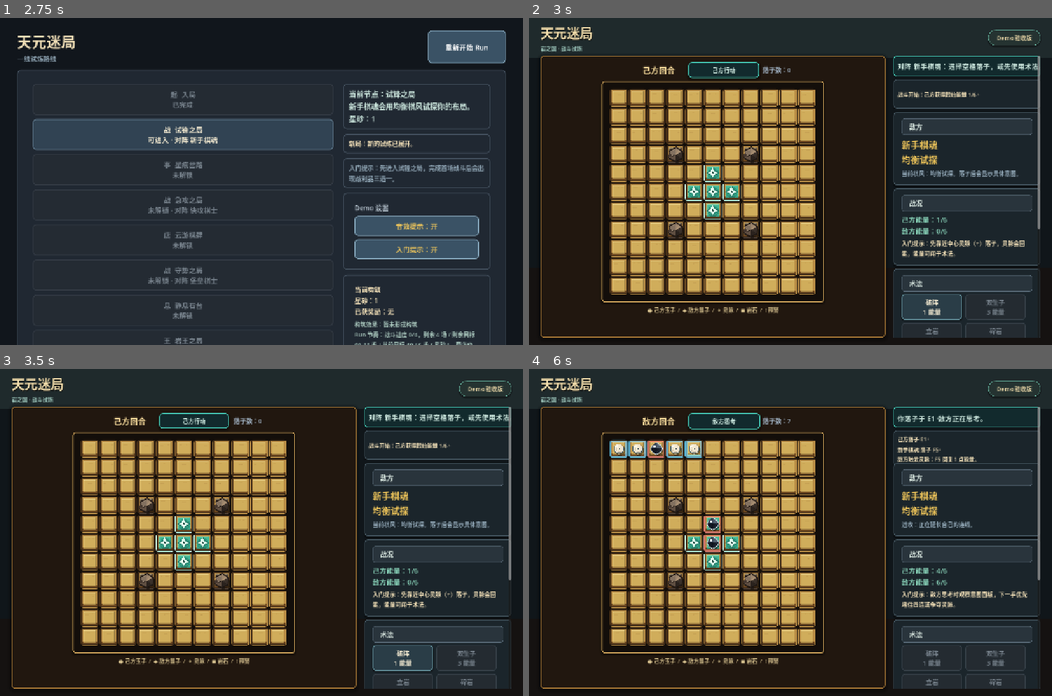
Above: before the commit, frames 1-4 (two rows, left to right).
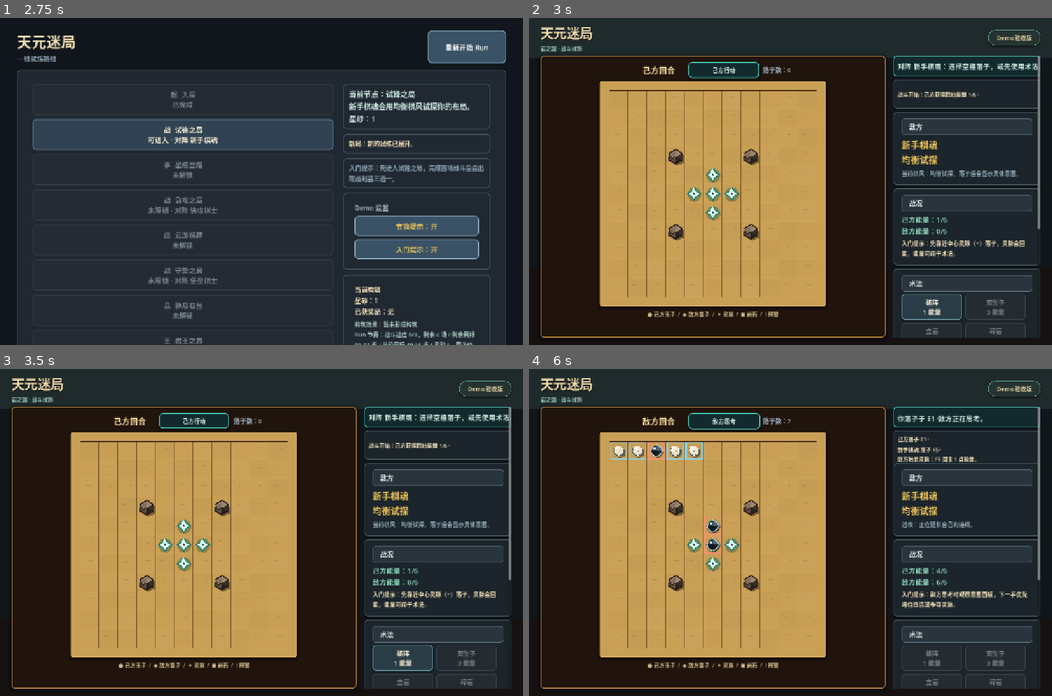
Above: after the commit, the same moments.

Repository: eason522/game
Game: Godot game, scene res://scenes/ui/MainMenu.tscn
Two runs of this game, one before a commit and one after it. Both use one fixed random seed, a clock stepped at 60 frames per second and the inputs below.
Inputs (mouse positions are in pixels of both pictures, inside the frame that each line leads up to):
- Up to frame 1 (2.75 s): click "新的 Run" at 0.5 s; click "重新开始 Run" at 1.25 s; click "重新开始 Run" at 2 s
- Up to frame 2 (3 s): click "战 试锋之局 可进入 · 对阵 新手棋魂" at 2.75 s
- Up to frame 3 (3.5 s): no input
- Up to frame 4 (6 s): click (617, 447) at 3.52 s; click (638, 447) at 4.27 s; click (675, 447) at 5.02 s; click (696, 447) at 5.77 s

Frame 1 is identical in both runs. In frame 2, 18% of the frame differs, in the area x 13-57%, y 19-92%; in frame 3, 18%; in frame 4, 18%.

Commit message:
重做战斗棋盘连续底板质感
回应实机观感问题：取消每格独立厚边框、格缝和按钮阴影，改为连续棋盘底板、低对比分割线和棋子/地形上层 token，避免继续强化按钮矩阵感。

验证：完整 smoke 套件通过，BattleScene headless 加载通过。

Diff:
--- a/scripts/game/BattleCellButton.gd
+++ b/scripts/game/BattleCellButton.gd
@@ -11,7 +11,7 @@
 const MARK_SEALED := "sealed"
 const MARK_SKILL_TARGET := "skill_target"
 const MARK_WARNING := "warning"
-const MATERIAL_TIER := "inset_board_v2"
+const MATERIAL_TIER := "single_board_v3"
 
 var terrain_kind := TERRAIN_NORMAL
 var piece_kind := PIECE_NONE
@@ -44,7 +44,7 @@
 
 func _draw() -> void:
 	var rect := Rect2(Vector2.ZERO, size)
-	_draw_cell_surface(rect)
+	_draw_board_cell(rect)
 
 	match terrain_kind:
 		TERRAIN_SPIRIT:
@@ -77,34 +77,22 @@
 		_draw_feedback_glow(rect)
 
 
-func _draw_cell_surface(rect: Rect2) -> void:
-	var outer := rect.grow(-2)
-	var lip := rect.grow(-4)
-	var face := Rect2(Vector2(7, 6), rect.size - Vector2(14, 13))
-	var face_color := Color("#d0ad5b")
-	var grain_color := Color("#a9813f")
-	var inner_shadow := Color("#4a2f16")
-
-	if terrain_kind == TERRAIN_SPIRIT:
-		face_color = Color("#43b999")
-		grain_color = Color("#26866f")
-		inner_shadow = Color("#10443d")
-	elif terrain_kind == TERRAIN_ROCK:
-		face_color = Color("#534438")
-		grain_color = Color("#2b211b")
-		inner_shadow = Color("#1b1410")
-
-	draw_rect(outer, Color("#3b2917"), true)
-	draw_rect(lip, Color("#b98d45"), true)
-	draw_rect(Rect2(lip.position + Vector2(0, lip.size.y - 5), Vector2(lip.size.x, 5)), Color("#6c461f"), true)
-	draw_rect(face, face_color, true)
-	draw_rect(Rect2(face.position, Vector2(face.size.x, 3)), Color(1, 0.92, 0.68, 0.20), true)
-	draw_rect(Rect2(face.position + Vector2(0, face.size.y - 4), Vector2(face.size.x, 4)), Color(inner_shadow.r, inner_shadow.g, inner_shadow.b, 0.30), true)
-	draw_line(face.position + Vector2(1, 1), face.position + Vector2(face.size.x - 2, 1), Color(1, 0.96, 0.72, 0.22), 1.0)
-	draw_line(face.position + Vector2(1, 1), face.position + Vector2(1, face.size.y - 2), Color(1, 0.92, 0.62, 0.16), 1.0)
-	draw_line(face.position + Vector2(0, face.size.y - 1), face.position + face.size - Vector2(1, 1), Color(0.13, 0.07, 0.03, 0.34), 1.2)
-	draw_line(face.position + Vector2(face.size.x - 1, 0), face.position + face.size - Vector2(1, 1), Color(0.13, 0.07, 0.03, 0.28), 1.2)
-	_draw_cell_grain(face, grain_color)
+func _draw_board_cell(rect: Rect2) -> void:
+	var tone: float = _seeded_variation(0, 0.045)
+	var base := Color("#c99f55").lightened(max(tone, 0.0)).darkened(max(-tone, 0.0))
+	var grain := Color("#805b2a")
+	draw_rect(rect, base, true)
+
+	if board_position.x == 0:
+		draw_line(Vector2(0, 0), Vector2(0, rect.size.y), Color("#4a2d14"), 1.6)
+	if board_position.y == 0:
+		draw_line(Vector2(0, 0), Vector2(rect.size.x, 0), Color("#4a2d14"), 1.6)
+
+	draw_line(Vector2(rect.size.x - 1, 0), rect.size - Vector2(1, 0), Color(0.21, 0.12, 0.04, 0.45), 1.0)
+	draw_line(Vector2(0, rect.size.y - 1), rect.size - Vector2(0, 1), Color(0.21, 0.12, 0.04, 0.45), 1.0)
+	draw_line(Vector2(rect.size.x - 2, 0), rect.size - Vector2(2, 0), Color(1.0, 0.82, 0.44, 0.08), 0.7)
+	draw_line(Vector2(0, rect.size.y - 2), rect.size - Vector2(0, 2), Color(1.0, 0.82, 0.44, 0.06), 0.7)
+	_draw_cell_grain(rect.grow(-8), grain)
 
 
 func _draw_cell_grain(face: Rect2, grain_color: Color) -> void:
@@ -122,21 +110,21 @@
 
 func _draw_spirit(rect: Rect2) -> void:
 	var center := rect.get_center()
-	draw_circle(center + Vector2(1, 2), rect.size.x * 0.31, Color(0.02, 0.12, 0.10, 0.28))
-	draw_circle(center, rect.size.x * 0.29, Color(0.14, 0.78, 0.63, 0.26))
-	draw_circle(center, rect.size.x * 0.20, Color(0.35, 0.98, 0.79, 0.36))
+	draw_circle(center + Vector2(1, 2), rect.size.x * 0.37, Color(0.02, 0.12, 0.10, 0.24))
+	draw_circle(center, rect.size.x * 0.34, Color(0.08, 0.62, 0.50, 0.26))
+	draw_circle(center, rect.size.x * 0.24, Color(0.42, 0.96, 0.78, 0.30))
 	var star := PackedVector2Array([
-		center + Vector2(0, -14),
-		center + Vector2(5, -5),
-		center + Vector2(14, 0),
-		center + Vector2(5, 5),
-		center + Vector2(0, 14),
-		center + Vector2(-5, 5),
-		center + Vector2(-14, 0),
-		center + Vector2(-5, -5),
+		center + Vector2(0, -16),
+		center + Vector2(6, -6),
+		center + Vector2(16, 0),
+		center + Vector2(6, 6),
+		center + Vector2(0, 16),
+		center + Vector2(-6, 6),
+		center + Vector2(-16, 0),
+		center + Vector2(-6, -6),
 	])
-	draw_colored_polygon(star, Color("#dfffee"))
-	draw_polyline(star, Color("#247767"), 2.0, true)
+	draw_colored_polygon(star, Color("#dbfff0"))
+	draw_polyline(star, Color("#146f62"), 2.0, true)
 	draw_circle(center, 4.0, Color("#f6fff7"))
 	draw_circle(center, 2.2, Color("#1f4e45"))
 
@@ -154,7 +142,7 @@
 	var shadow_offset := PackedVector2Array()
 	for point in shadow:
 		shadow_offset.append(point + Vector2(4, 5))
-	draw_colored_polygon(shadow_offset, Color(0.03, 0.025, 0.02, 0.52))
+	draw_colored_polygon(shadow_offset, Color(0.03, 0.025, 0.02, 0.42))
 	draw_colored_polygon(shadow, Color("#46382f"))
 
 	draw_colored_polygon(PackedVector2Array([
@@ -249,11 +237,11 @@
 
 
 func _draw_win_rim(rect: Rect2) -> void:
-	draw_rect(Rect2(Vector2(5, 5), rect.size - Vector2(10, 10)), Color("#fff0bd"), false, 3.0)
+	draw_rect(Rect2(Vector2(3, 3), rect.size - Vector2(6, 6)), Color("#fff0bd"), false, 3.0)
 
 
 func _draw_last_move_rim(rect: Rect2) -> void:
-	draw_rect(Rect2(Vector2(6, 6), rect.size - Vector2(12, 12)), Color("#8fd3c4"), false, 2.0)
+	draw_rect(Rect2(Vector2(4, 4), rect.size - Vector2(8, 8)), Color("#8fd3c4"), false, 2.0)
 
 
 func _draw_feedback_glow(rect: Rect2) -> void:
@@ -269,4 +257,4 @@
 			glow = Color("#9affdf")
 		"skill":
 			glow = Color("#d4c4ff")
-	draw_rect(Rect2(Vector2(4, 4), rect.size - Vector2(8, 8)), Color(glow.r, glow.g, glow.b, 0.68), false, 3.0)
+	draw_rect(Rect2(Vector2(3, 3), rect.size - Vector2(6, 6)), Color(glow.r, glow.g, glow.b, 0.68), false, 3.0)
--- a/scripts/game/BattleScene.gd
+++ b/scripts/game/BattleScene.gd
@@ -1,8 +1,8 @@
 extends Control
 
 const BOARD_SIZE := 11
-const CELL_SIZE := Vector2(44, 44)
-const BOARD_GRID_GAP := 2
+const CELL_SIZE := Vector2(46, 46)
+const BOARD_GRID_GAP := 0
 const STATUS_SLOT_SIZE := Vector2(0, 52)
 const FEEDBACK_SLOT_SIZE := Vector2(0, 72)
 const RESULT_BANNER_HEIGHT := 64.0
@@ -181,26 +181,26 @@
 
 
 func _create_styles() -> void:
-	empty_style = _make_cell_style(Color("#b98d45"), Color("#5b3b1b"), 1, 5, Color("#e2c478"))
-	spirit_style = _make_cell_style(Color("#2f9b80"), Color("#d7fff1"), 2, 5, Color("#70e0c3"))
-	rock_style = _make_cell_style(Color("#4a3b31"), Color("#1e1712"), 1, 5, Color("#7a6757"))
-	skill_target_style = _make_cell_style(Color("#7455b9"), Color("#fff1b8"), 3, 5, Color("#d9c7ff"))
-	feedback_player_style = _make_cell_style(Color("#d7b56b"), Color("#58b7d9"), 4, 5, Color("#ffffff"))
-	feedback_enemy_style = _make_cell_style(Color("#303d50"), Color("#df7b6c"), 4, 5, Color("#70859e"))
-	feedback_skill_style = _make_cell_style(Color("#7159bd"), Color("#fff0a8"), 4, 5, Color("#cdbbff"))
-	feedback_rock_style = _make_cell_style(Color("#5a4a3e"), Color("#f2b35e"), 4, 5, Color("#a48262"))
-	feedback_energy_style = _make_cell_style(Color("#32a786"), Color("#d7fff1"), 4, 5, Color("#82ebcf"))
-	warning_style = _make_cell_style(Color("#b84d43"), Color("#fff0bf"), 3, 5, Color("#e97f68"))
-	sealed_style = _make_cell_style(Color("#596477"), Color("#f0c65a"), 3, 5, Color("#92a3ba"))
-	player_style = _make_cell_style(Color("#d8bc79"), Color("#45636f"), 2, 5, Color("#ffffff"))
-	temporary_player_style = _make_cell_style(Color("#c4a865"), Color("#7a8793"), 2, 5, Color("#f0e2ad"))
-	enemy_style = _make_cell_style(Color("#273141"), Color("#d9e1e5"), 2, 5, Color("#657186"))
-	last_player_style = _make_cell_style(Color("#e0c47c"), Color("#35b5d4"), 3, 5, Color("#ffffff"))
-	last_enemy_style = _make_cell_style(Color("#38465a"), Color("#e36b59"), 3, 5, Color("#7988a2"))
-	win_style = _make_cell_style(Color("#c98e35"), Color("#fff0bd"), 3, 5, Color("#ffd987"))
+	empty_style = _make_cell_style()
+	spirit_style = _make_cell_style()
+	rock_style = _make_cell_style()
+	skill_target_style = _make_cell_style()
+	feedback_player_style = _make_cell_style()
+	feedback_enemy_style = _make_cell_style()
+	feedback_skill_style = _make_cell_style()
+	feedback_rock_style = _make_cell_style()
+	feedback_energy_style = _make_cell_style()
+	warning_style = _make_cell_style()
+	sealed_style = _make_cell_style()
+	player_style = _make_cell_style()
+	temporary_player_style = _make_cell_style()
+	enemy_style = _make_cell_style()
+	last_player_style = _make_cell_style()
+	last_enemy_style = _make_cell_style()
+	win_style = _make_cell_style()
 	panel_style = _make_panel_style(Color("#1b252b"), Color("#42535d"), 2, 8, 5)
-	board_panel_style = _make_panel_style(Color("#21170f"), Color("#a97936"), 2, 8, 10)
-	board_frame_style = _make_panel_style(Color("#130e0a"), Color("#d1a55b"), 2, 6, 6)
+	board_panel_style = _make_panel_style(Color("#20140c"), Color("#b78338"), 2, 8, 10)
+	board_frame_style = _make_panel_style(Color("#c99f55"), Color("#d8ad61"), 2, 4, 8)
 	status_panel_style = _make_panel_style(Color("#122a2d"), Color("#44c5b2"), 2, 8, 6)
 	sidebar_title_style = _make_panel_style(Color("#29343c"), Color("#566774"), 1, 6, 0)
 	action_button_style = _make_panel_style(Color("#2a3d47"), Color("#5f8a95"), 2, 7, 2)
@@ -210,26 +210,26 @@
 	disabled_button_style = _make_panel_style(Color("#242b31"), Color("#353f47"), 2, 7, 0)
 
 
-func _make_cell_style(fill: Color, border: Color, border_width: int = 2, corner_radius: int = 6, highlight: Color = Color("#ffffff")) -> StyleBoxFlat:
+func _make_cell_style(fill: Color = Color(0, 0, 0, 0), border: Color = Color(0, 0, 0, 0), border_width: int = 0, corner_radius: int = 0, highlight: Color = Color(0, 0, 0, 0)) -> StyleBoxFlat:
 	var style := StyleBoxFlat.new()
 	style.bg_color = fill
 	style.border_color = border
 	style.set_border_width_all(border_width)
 	style.set_corner_radius_all(corner_radius)
-	style.shadow_color = Color(0, 0, 0, 0.32)
-	style.shadow_size = 1
-	style.shadow_offset = Vector2(0, 1)
+	style.shadow_color = Color(0, 0, 0, 0)
+	style.shadow_size = 0
+	style.shadow_offset = Vector2.ZERO
 	style.set_expand_margin_all(0)
 	style.content_margin_left = 0
 	style.content_margin_right = 0
 	style.content_margin_top = 0
 	style.content_margin_bottom = 0
-	style.border_blend = true
+	style.border_blend = false
 	style.anti_aliasing = true
 	style.anti_aliasing_size = 0.8
 	style.skew = Vector2.ZERO
-	style.corner_detail = 8
-	style.bg_color = fill.lerp(highlight, 0.04)
+	style.corner_detail = 1
+	style.bg_color = fill.lerp(highlight, 0.0)
 	style.content_margin_left = 0
 	style.content_margin_right = 0
 	style.content_margin_top = 0
@@ -397,10 +397,10 @@
 	board_center.add_child(board_frame_panel)
 
 	var board_grid_margin := MarginContainer.new()
-	board_grid_margin.add_theme_constant_override("margin_left", 10)
-	board_grid_margin.add_theme_constant_override("margin_top", 10)
-	board_grid_margin.add_theme_constant_override("margin_right", 10)
-	board_grid_margin.add_theme_constant_override("margin_bottom", 10)
+	board_grid_margin.add_theme_constant_override("margin_left", 14)
+	board_grid_margin.add_theme_constant_override("margin_top", 14)
+	board_grid_margin.add_theme_constant_override("margin_right", 14)
+	board_grid_margin.add_theme_constant_override("margin_bottom", 14)
 	board_frame_panel.add_child(board_grid_margin)
 
 	board_grid = GridContainer.new()
--- a/tests/battle_feedback_smoke.gd
+++ b/tests/battle_feedback_smoke.gd
@@ -84,17 +84,17 @@
 			var first_cell: Button = scene.cells[0][0]
 			var first_cell_style = first_cell.get_theme_stylebox("normal")
 
-			if first_cell.custom_minimum_size.x > 44.0 or first_cell.custom_minimum_size.y > 44.0:
+			if first_cell.custom_minimum_size.x > 46.0 or first_cell.custom_minimum_size.y > 46.0:
 				failures.append("battle feedback: expected compact board cells for default viewport fit")
 
-			if first_cell_style == null or first_cell_style.shadow_size <= 0:
-				failures.append("battle feedback: expected board cells to use material-style shadow")
-
-			if scene.board_grid.get_theme_constant("h_separation") > 2 or scene.board_grid.get_theme_constant("v_separation") > 2:
-				failures.append("battle feedback: expected tightened board gaps for a single-board material feel")
-
-			if not first_cell.has_method("get_material_tier") or first_cell.get_material_tier() != "inset_board_v2":
-				failures.append("battle feedback: expected inset board material renderer v2")
+			if first_cell_style == null or first_cell_style.shadow_size > 0:
+				failures.append("battle feedback: expected board cells to avoid per-tile button shadows")
+
+			if scene.board_grid.get_theme_constant("h_separation") != 0 or scene.board_grid.get_theme_constant("v_separation") != 0:
+				failures.append("battle feedback: expected zero board gaps for a single-board material feel")
+
+			if not first_cell.has_method("get_material_tier") or first_cell.get_material_tier() != "single_board_v3":
+				failures.append("battle feedback: expected continuous board material renderer v3")
 
 			var rock_cell = scene.cells[3][3]
 
Not shown, changed: DEVELOPMENT_PLAN.md
Not shown, changed: README.md
